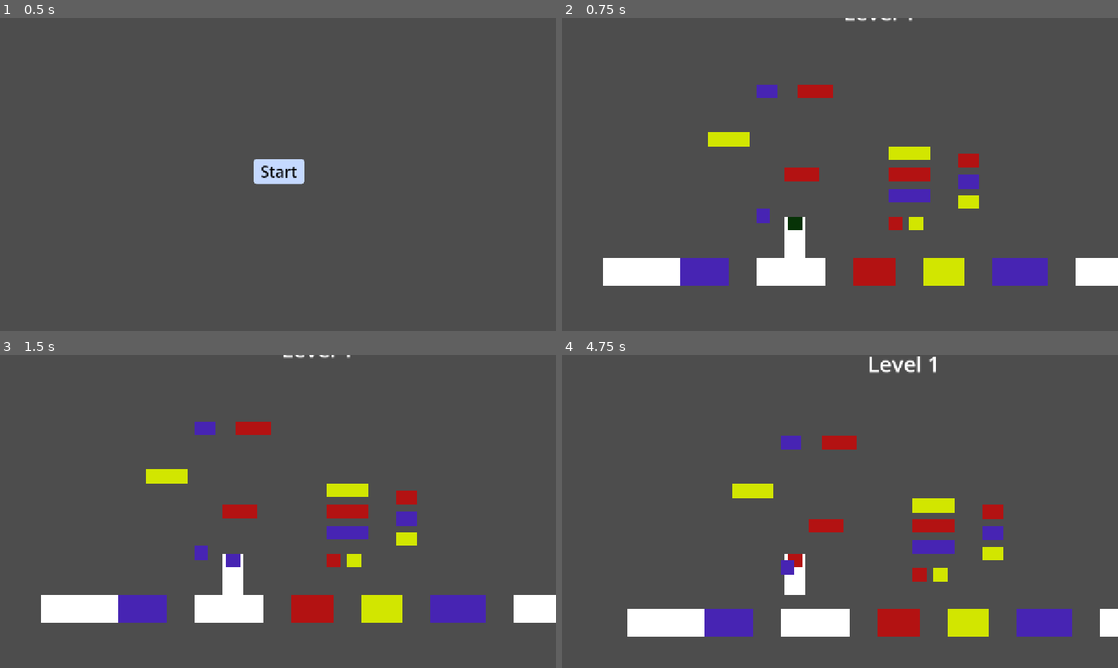
Above: before the commit, frames 1-4 (two rows, left to right).
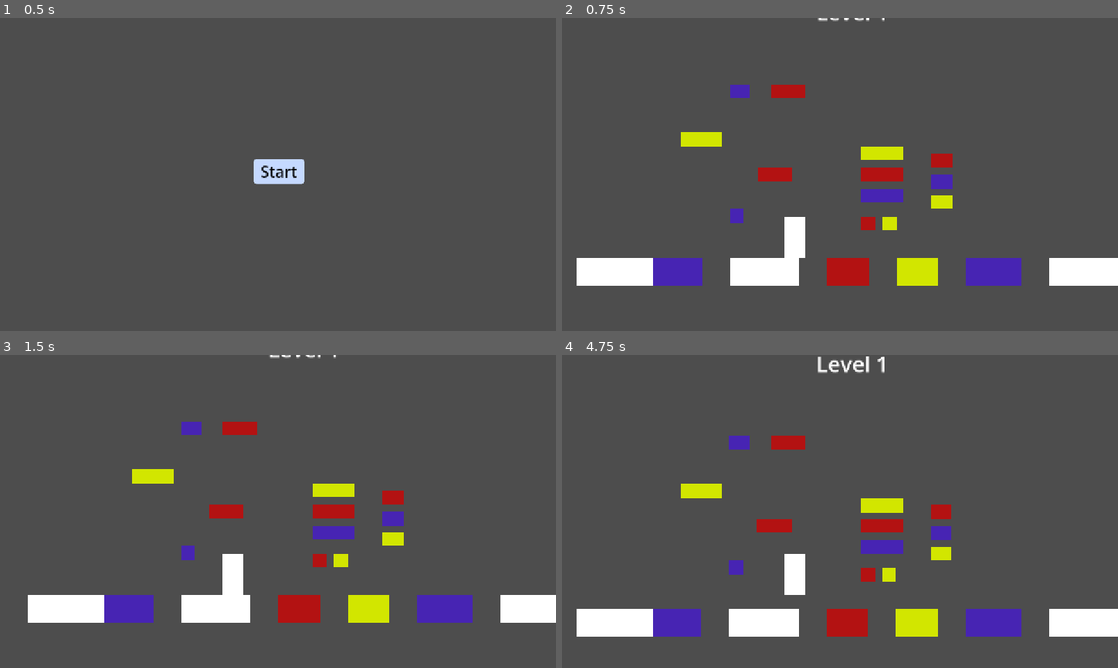
Above: after the commit, the same moments.

Repository: Guilhermeasper/ggj-mask
Game: Godot game, scene res://levels/main_menu/main_menu.tscn
Two runs of this game, one before a commit and one after it. Both use one fixed random seed, a clock stepped at 60 frames per second and the inputs below.
Inputs:
- Up to frame 1 (0.5 s): no input
- Up to frame 2 (0.75 s): click "Start" at 0.5 s
- Up to frame 3 (1.5 s): hold E (mask_right) from 1.28 s (still down)
- Up to frame 4 (4.75 s): tap Space (jump) at 1.52, 2.27, 3.77, 4.52 s; release E (mask_right) at 2.78 s; hold A (left) 2.78-3.53 s; hold E (mask_right) from 3.53 s (still down)

Frame 1 is identical in both runs. In frame 2, 9.7% of the frame differs, in the area x 2-93%, y 0-86%; in frame 3, 5.5%; in frame 4, 13%, in the area x 2-97%, y 0-90%.
Error after the commit: Invalid access to property or key 'texture' on a base object of type 'CharacterBody2D'. (res://entities/player/player.gd:46)

Commit message:
Added mask scene

Diff:
--- /dev/null
+++ b/entities/masks/mask.tscn
@@ -0,0 +1,8 @@
+[gd_scene format=3 uid="uid://bkpte013dpw0f"]
+
+[sub_resource type="RectangleShape2D" id="RectangleShape2D_02kko"]
+
+[node name="Mask" type="CharacterBody2D" unique_id=1772725403]
+
+[node name="CollisionShape2D" type="CollisionShape2D" parent="." unique_id=623091752]
+shape = SubResource("RectangleShape2D_02kko")
--- a/entities/player/player.tscn
+++ b/entities/player/player.tscn
@@ -1,18 +1,13 @@
 [gd_scene format=3 uid="uid://drj5l6cuickqd"]
 
 [ext_resource type="Script" uid="uid://to8et43nnqop" path="res://entities/player/player.gd" id="1_symyc"]
+[ext_resource type="PackedScene" uid="uid://bkpte013dpw0f" path="res://entities/masks/mask.tscn" id="2_abrql"]
 
 [sub_resource type="Gradient" id="Gradient_symyc"]
 colors = PackedColorArray(1, 1, 1, 1, 1, 1, 1, 1)
 
 [sub_resource type="GradientTexture2D" id="GradientTexture2D_abrql"]
 gradient = SubResource("Gradient_symyc")
-
-[sub_resource type="Gradient" id="Gradient_abrql"]
-colors = PackedColorArray(0.02745098, 0.2, 0.02745098, 1, 0.02745098, 0.2, 0.02745098, 1)
-
-[sub_resource type="GradientTexture2D" id="GradientTexture2D_sglur"]
-gradient = SubResource("Gradient_abrql")
 
 [sub_resource type="CapsuleShape2D" id="CapsuleShape2D_sfv1e"]
 radius = 24.0
@@ -27,10 +22,7 @@
 scale = Vector2(0.75, 1.5)
 texture = SubResource("GradientTexture2D_abrql")
 
-[node name="Mask" type="Sprite2D" parent="Body" unique_id=1016409969]
-position = Vector2(0, -21.333332)
-scale = Vector2(0.66666675, 0.33333337)
-texture = SubResource("GradientTexture2D_sglur")
+[node name="Mask" parent="Body" unique_id=1772725403 instance=ExtResource("2_abrql")]
 
 [node name="CollisionShape2D" type="CollisionShape2D" parent="." unique_id=1047315707]
 position = Vector2(0, 8)
